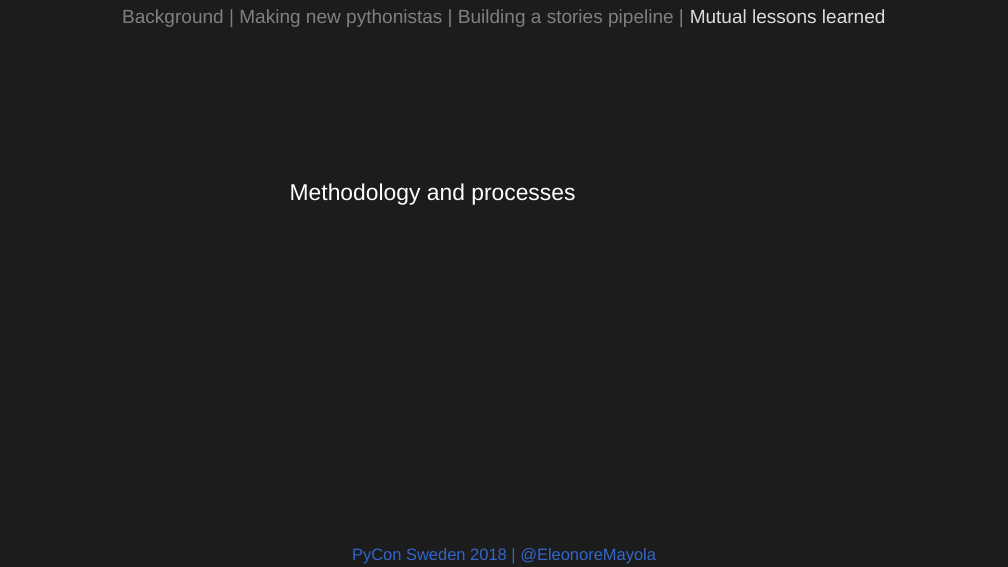
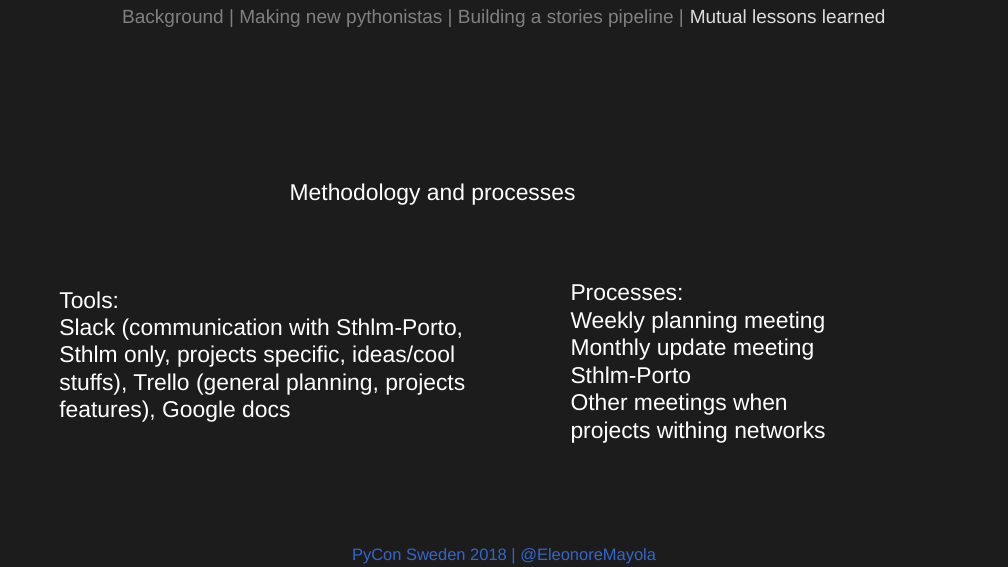
Before and after one commit to Eleonore9/-pyconse18, a slide deck: slide 20 of pyconse2018.odp. Drawn at 1008x567 pixels with LibreOffice and Linux fonts; fonts in the diff are those of the drawing. Boxes give left, top, right and bottom in pixels: in the first picture for what was removed or moved away, otherwise in the second. Text is boxed around its words. In the diff, an @@ line names an element or a change of style, - is before the commit and + after.

```diff
--- a/pyconse2018.odp
+++ b/pyconse2018.odp
@@ text added at (59,291,465,422), 18 pt, text #FFFFFF @@
+Tools:
+Slack (communication with Sthlm-Porto, Sthlm only, projects specific, ideas/cool stuffs), Trello (general planning, projects features), Google docs
@@ text added at (571,284,825,443), 18 pt, text #FFFFFF @@
+Processes:
+Weekly planning meeting
+Monthly update meeting Sthlm-Porto
+Other meetings when projects withing networks
```
Also in this commit, not shown: 2 other slides changed.
